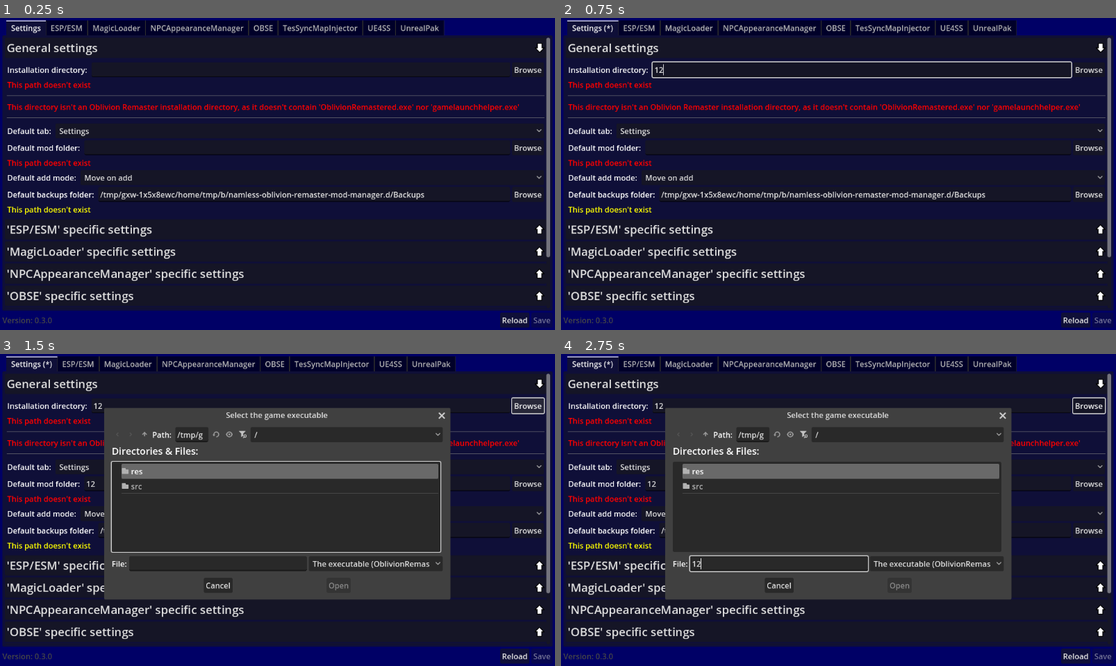
Above: before the commit, frames 1-4 (two rows, left to right).
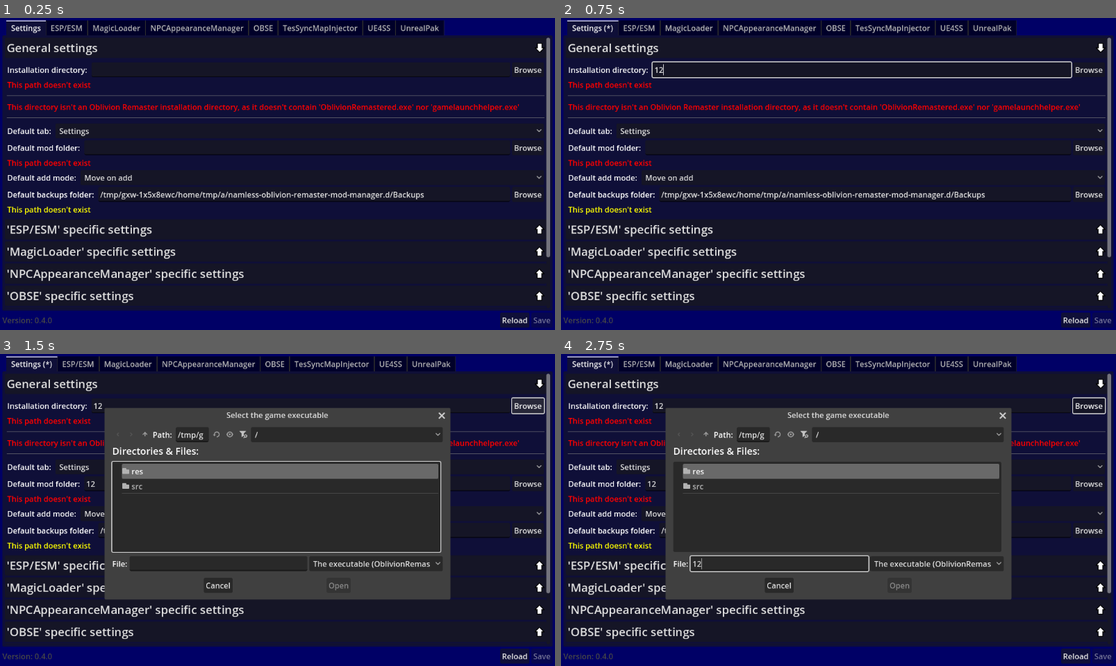
Above: after the commit, the same moments.

Repository: TheNamlessGuy/oblivion-remaster-mod-manager
Game: Godot game, scene res://src/components/main_window.tscn
Same seed, same stepped clock (60 frames per second), same inputs: the game is played once before the commit and once after it.
Inputs (mouse positions are in pixels of both pictures, inside the frame that each line leads up to):
- Up to frame 1 (0.25 s): no input
- Up to frame 2 (0.75 s): click (860, 71) at 0.52 s; type "12" at 0.6 s
- Up to frame 3 (1.5 s): click (299, 485) at 0.75 s; type "12" at 0.83 s; click "Browse" at 1.25 s
- Up to frame 4 (2.75 s): click (777, 563) at 2.02 s; type "12" at 2.1 s

The runs differ from the first frame. In frame 1, 0.3% of the frame differs, in the area x 7-77%, y 55-98%; in frame 2, 0.3%; in frame 3, 0.8%, in the area x 7-78%, y 18-98%; in frame 4, 0.8%.

Commit message:
release: 0.4.0

Diff:
--- a/project/src/components/main_window.tscn
+++ b/project/src/components/main_window.tscn
@@ -47,7 +47,7 @@
 
 [node name="VersionLabel" type="Label" parent="MarginContainer/WindowContent/ButtonContainer"]
 layout_mode = 2
-text = "Version: 0.3.0"
+text = "Version: 0.4.0"
 
 [node name="HSplitContainer" type="HSplitContainer" parent="MarginContainer/WindowContent/ButtonContainer"]
 layout_mode = 2
Not shown, changed: docs/changelog.md
